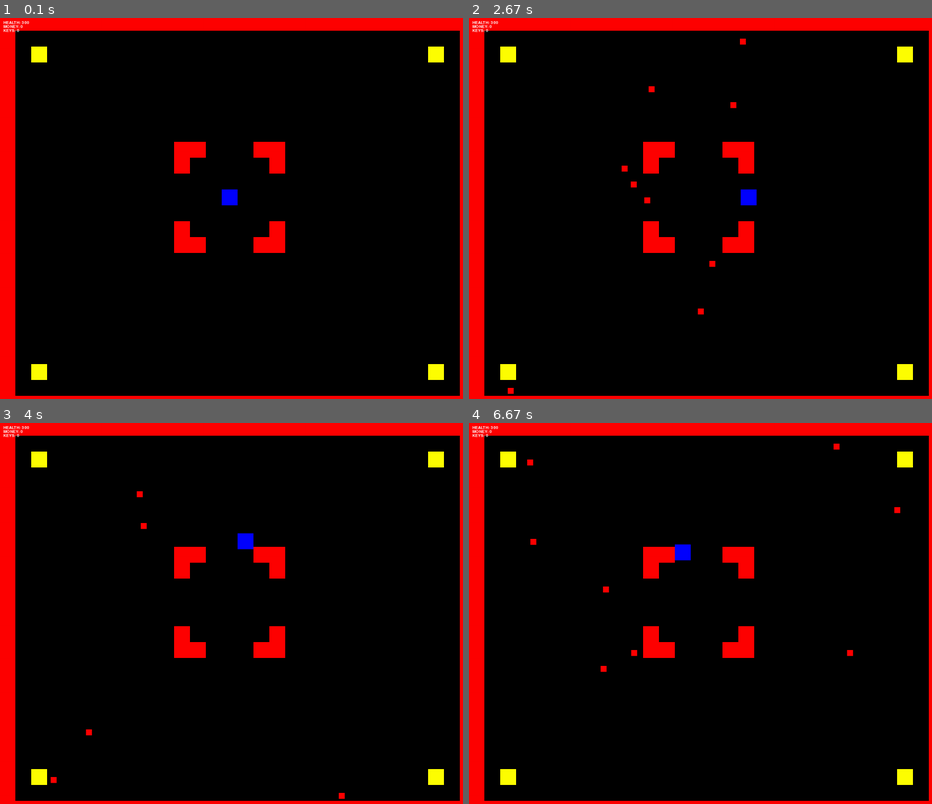
Above: before the commit, frames 1-4 (two rows, left to right).
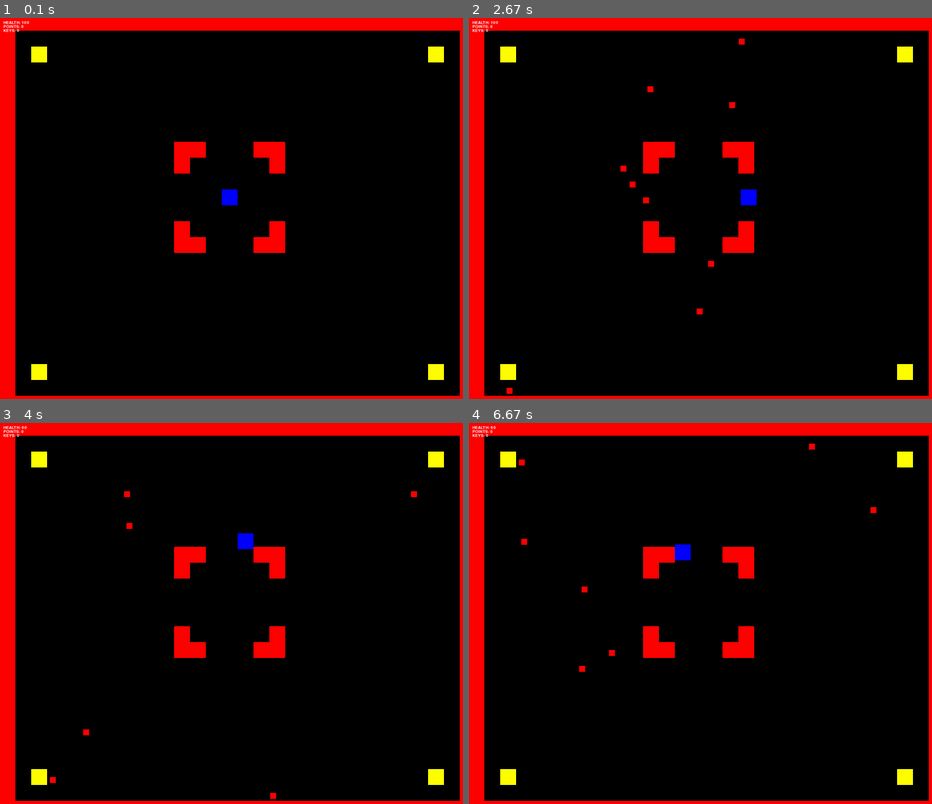
Above: after the commit, the same moments.

Repository: cduck1/dukecw-classwork
Game: pygame game, started from Tile Game/Tile Movement Game.py
Two runs of this game, one before a commit and one after it. Both use one fixed random seed, a clock stepped at 60 frames per second and the inputs below.
Inputs:
- Up to frame 1 (0.1 s): no input
- Up to frame 2 (2.67 s): hold Right 0.33-0.8 s; hold Up 0.83-1.13 s; hold Right 1.17-1.63 s; hold Left 1.67-2.2 s; hold Down 2.23-2.53 s; hold Left from 2.57 s (still down)
- Up to frame 3 (4 s): release Left at 2.97 s; hold Up 3-3.37 s; hold Right from 3.4 s (still down)
- Up to frame 4 (6.67 s): release Right at 4.03 s; hold Down 4.07-4.43 s; hold Left 4.47-4.93 s; hold Right 4.97-5.43 s; hold Up 5.47-5.77 s; hold Right 5.8-6.27 s; hold Left from 6.3 s (still down)

The runs differ from the first frame. In frame 1, less than 0.1% of the frame differs, in the area x 0-6%, y 0-3%; in frame 2, 0.1%; in frame 3, 0.2%; in frame 4, 0.4%, in the area x 0-94%, y 0-66%.

Commit message:
Update Tile Movement Game.py
The player now get 50 points when going through the portal

Diff:
--- a/Tile Game/Tile Movement Game.py
+++ b/Tile Game/Tile Movement Game.py
@@ -60,8 +60,8 @@
         self.change_x = 0
         self.change_y = 0
         # Variables
-        self.health = 300
-        self.money = 0
+        self.health = 100
+        self.points = 0
         self.keys = 0
 
     # Change the x and y speed of the player
@@ -155,7 +155,6 @@
                 bullet_group.add(myBulletLeft)
                 all_sprites_group.add(myBulletLeft)
 
-
 class innerwall(outerwall):
     pass
 
@@ -252,10 +251,11 @@
         self.rect.x = x
         self.rect.y = y
 
-    # When the player collides with the portal, new 4 new enemies are spawned in random places on the map
+    # When the player collides with the portal, new 4 new enemies are spawned in random places on the map, and the player gains 50 points
     def update(self):
         if pygame.sprite.spritecollide(self, player_group, False):
             self.kill()
+            myPlayer.points += 50
             myEnemy = enemy(YELLOW, 40, 40, 20, 20, 80, 80)
             enemy_group.add(myEnemy)
             all_sprites_group.add(myEnemy)
@@ -286,14 +286,14 @@
         # Makes the bullets travel right if they are bullets from the left walls and vice versa
         for self in bulletleft_group:
             self.rect.x += 1
-        for self in bulletright_group:
-            self.rect.x -= 1
-        # If the bullet goes of the screen, it gets removed
+        # If the bullet collides with the player, -20 health off the player and kill the bullet
         for self in bullet_group:
-            if self.rect.x < 40 or self.rect.x > 1140:
-                self.kill()
-        # If the bullet collides with the player, -20 health off the player and die
-
+            if pygame.sprite.groupcollide(bullet_group, player_group, True, False):
+                myPlayer.health -= 20
+        # If the bullet hits any wall, including outer walls, kill it
+        for self in bullet_group:
+            if pygame.sprite.groupcollide(bullet_group, allwall_group, True, False):
+                pass
 
 # INSTANTATION CODE
 
@@ -418,7 +418,7 @@
     screen.blit(text, (10, 15))
 
     font = pygame.font.Font('freesansbold.ttf', 10)
-    text = font.render(("MONEY: " + str(myPlayer.money)), 1, WHITE)
+    text = font.render(("POINTS: " + str(myPlayer.points)), 1, WHITE)
     screen.blit(text, (10, 25))
 
     font = pygame.font.Font('freesansbold.ttf', 10)
